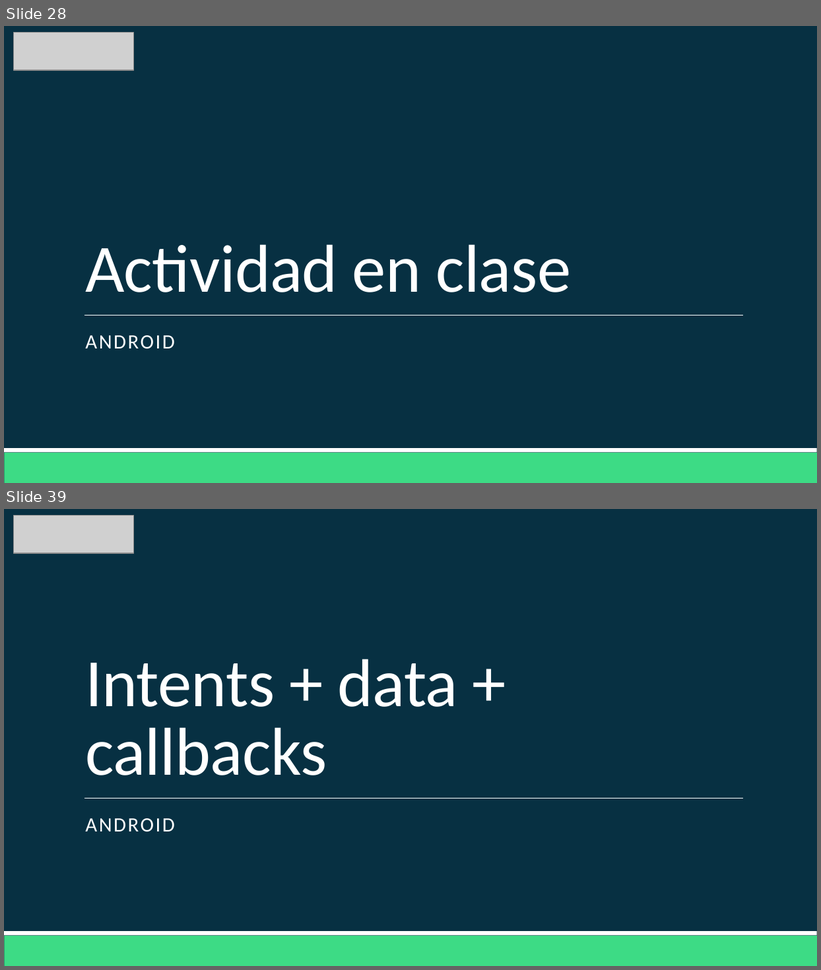
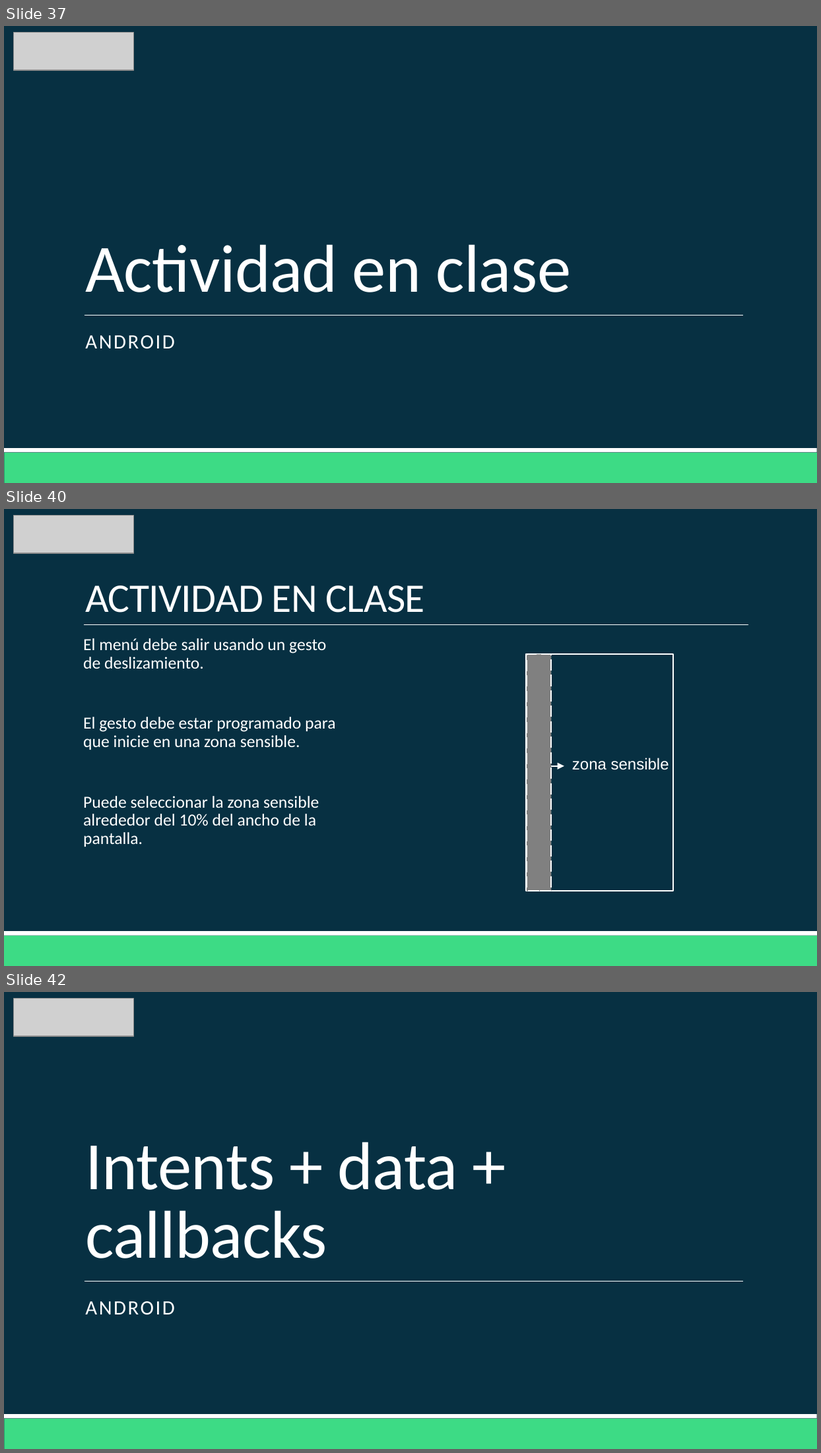
Before and after one commit to Domiciano/AppMoviles201, a slide deck: Clase2/Clase 2.pptx. Shown one above the other, each under a label of ours: slides 28 and 39 before the commit, slides 37, 40 and 42 after it; the slides between them are not shown. The pictures are 821x970 and 821x1453 pixels, drawn with LibreOffice and Linux fonts; fonts in the diff are those of the drawing; grey boxes stand for pictures. Boxes give left, top, right and bottom in pixels: in the first picture for what was removed or moved away, otherwise in the second. Text is boxed around its words. In the diff, an @@ line names an element or a change of style, - is before the commit and + after.

```diff
--- a/Clase2/Clase 2.pptx
+++ b/Clase2/Clase 2.pptx
@@ slide 40 added at <box>4,509,817,966</box>, background #073042; not listed: 2 template elements that a slide beside it also shows @@
@@ picture added at <box>14,516,134,554</box> @@
@@ title added at <box>85,586,425,613</box>, 36 pt, text #FFFFFF @@
+ACTIVIDAD EN CLASE
@@ line added from (84, 625) to (748, 625), #FFFFFF 0.5 pt @@
@@ text added at <box>83,638,335,847</box>, 15 pt, text #FFFFFF @@
+  El menú debe salir usando un gesto de deslizamiento.
+  El gesto debe estar programado para que inicie en una zona sensible.
+  Puede seleccionar la zona sensible alrededor del 10% del ancho de la pantalla.
@@ rectangle added at <box>526,655,673,891</box>, fill #073042, outline #FFFFFF 1.25 pt @@
@@ rectangle added at <box>527,655,551,891</box>, fill #808080, outline #FFFFFF 1.25 pt dashed @@
@@ arrow added from (551, 766) to (564, 766), #FFFFFF 1 pt @@
@@ text added at <box>572,758,669,770</box>, 14 pt, text #FFFFFF @@
+zona sensible
@@ what was slide 28 is now slide 37 @@
@@ what was slide 39 is now slide 42 @@
```
Also in this commit, not shown: 2 slides changed, 2 other slides added, 1 other file.
